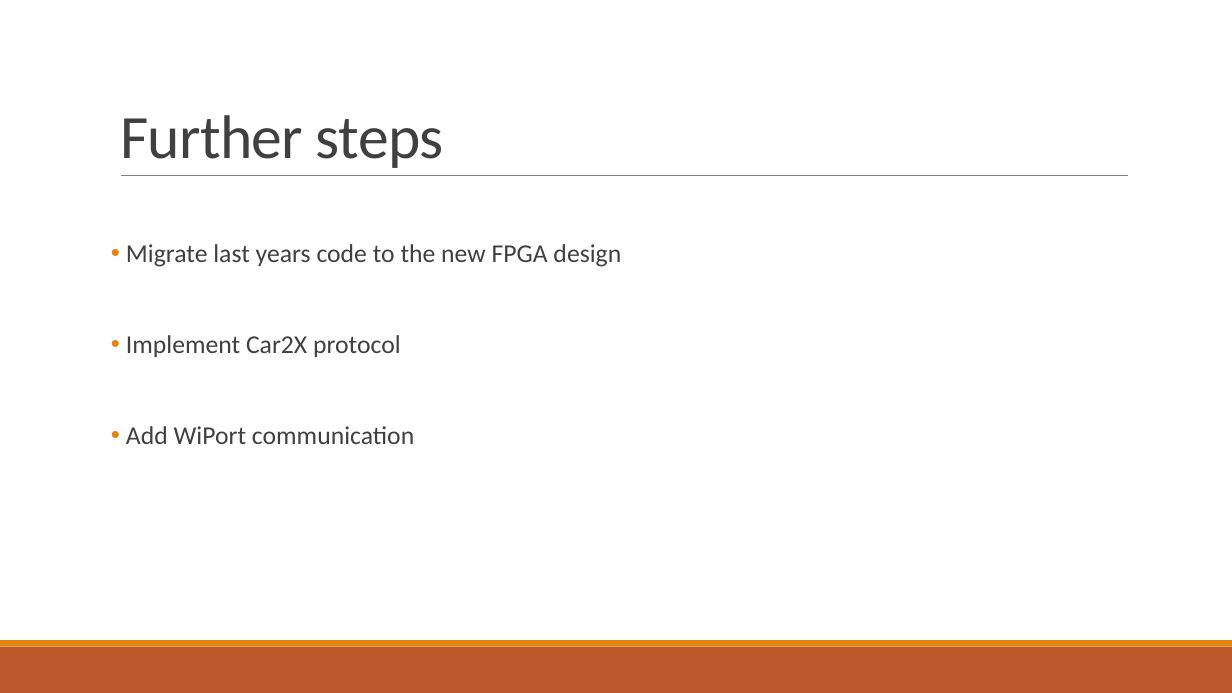
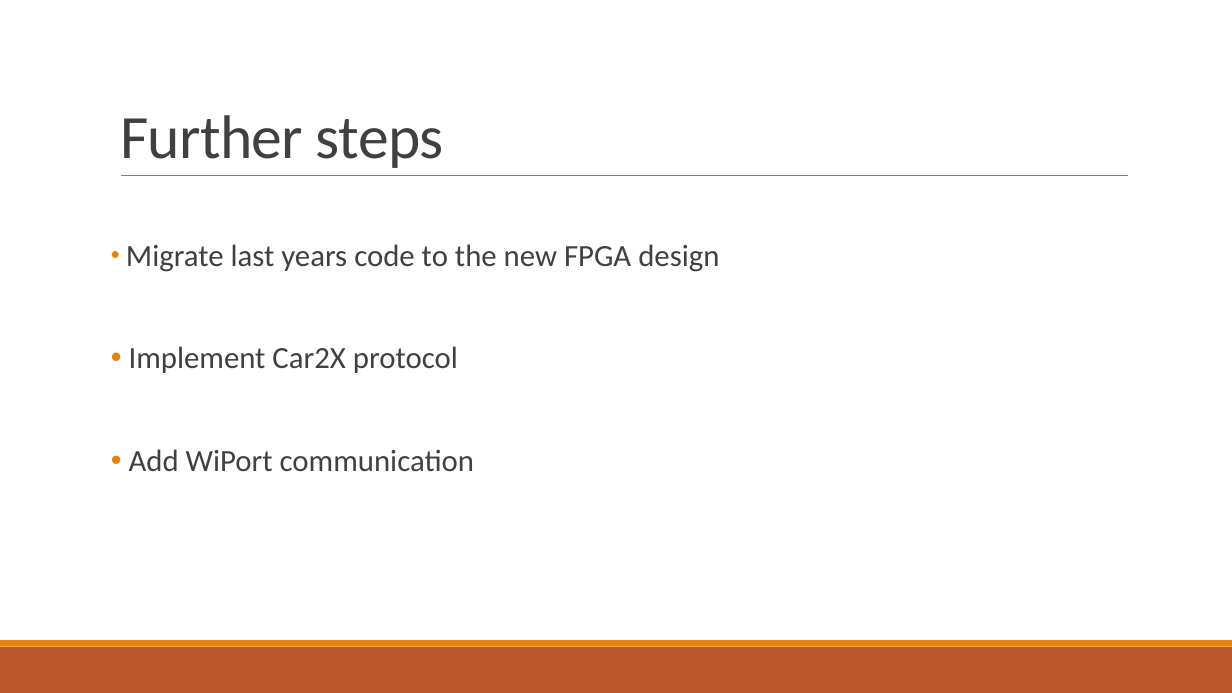
Before and after one commit to fjanssen/Car2X, a slide deck: slide 10 of doc/MidTerm.pptx. Drawn at 1232x693 pixels with LibreOffice and Linux fonts; fonts in the diff are those of the drawing. Boxes give left, top, right and bottom in pixels: in the first picture for what was removed or moved away, otherwise in the second. Text is boxed around its words. In the diff, an @@ line names an element or a change of style, - is before the commit and + after.

```diff
--- a/doc/MidTerm.pptx
+++ b/doc/MidTerm.pptx
@@ text "Migrate last years code to ..." at <box>126,244,719,472</box>: size 20 to 24 pt @@
```
Also in this commit, not shown: 3 other slides changed.
